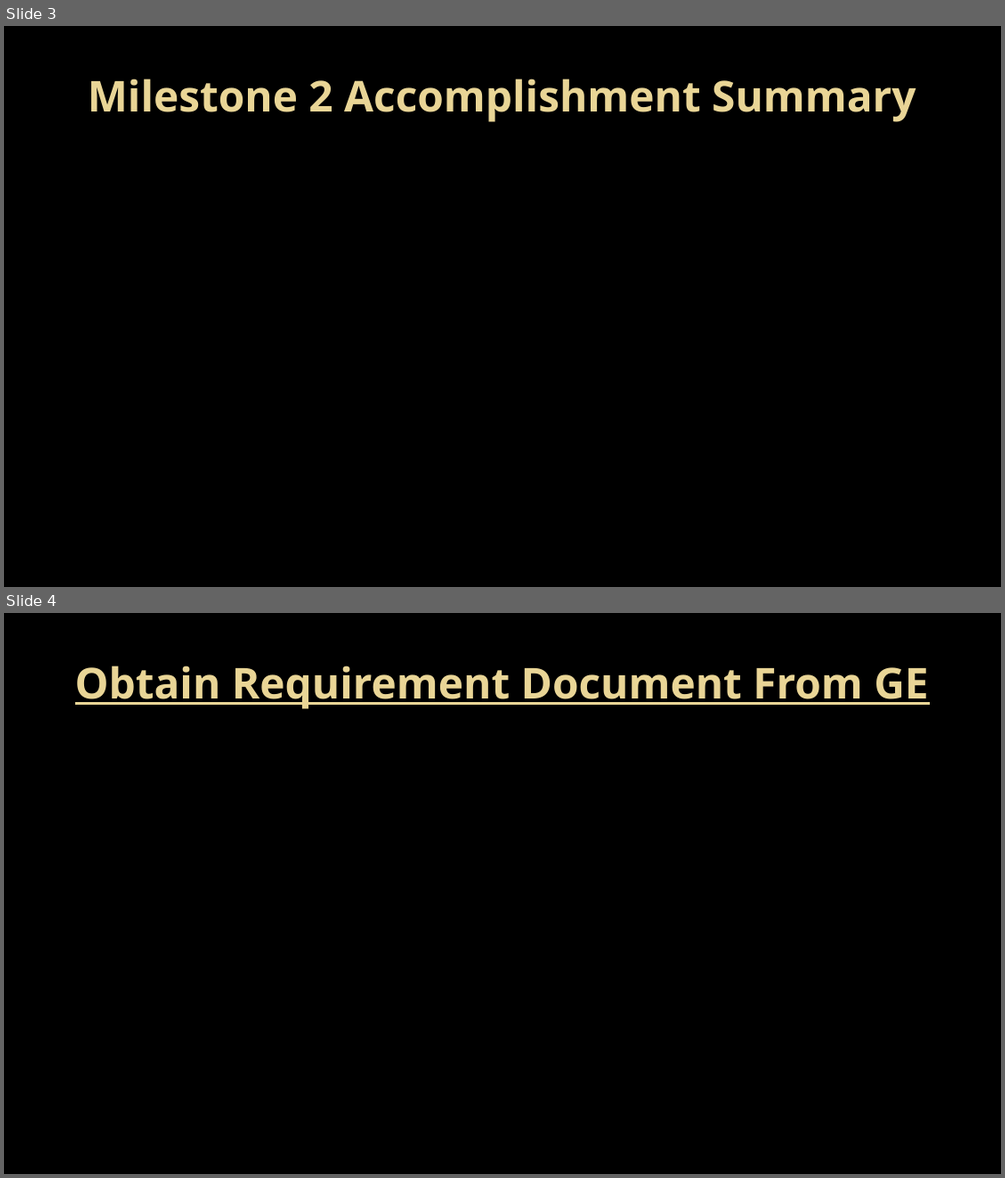
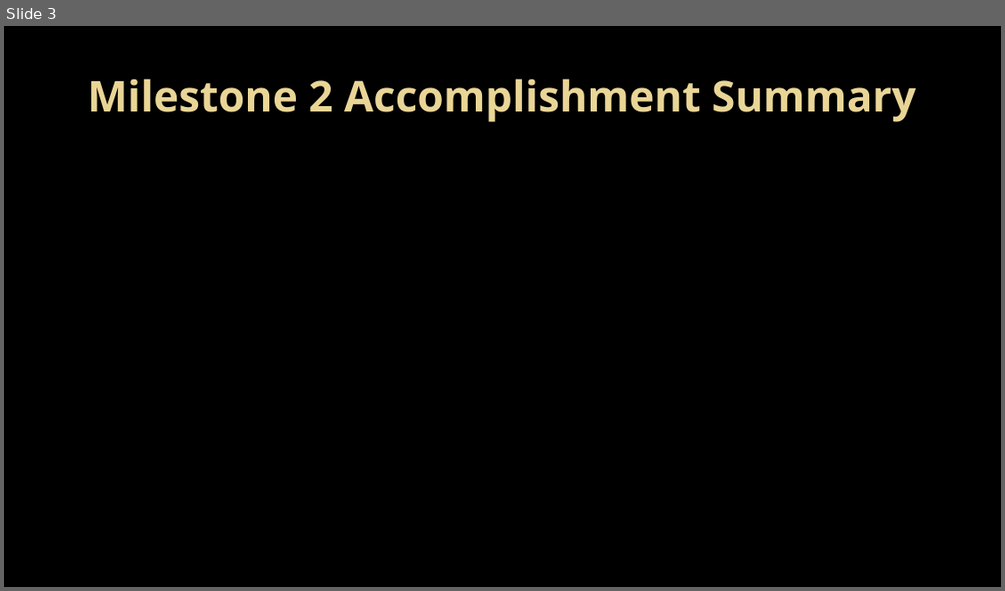
Before and after one commit to Topgun122104/SeniorProj, a slide deck: Documents/Presentations/Milestone 2 presentation.pptx. Shown one above the other, each under a label of ours: slides 3 and 4 before the commit, slide 3 after it. The pictures are 1005x1178 and 1005x591 pixels, drawn with LibreOffice and Linux fonts; fonts in the diff are those of the drawing; background and template pictures are left out. Boxes give left, top, right and bottom in pixels: in the first picture for what was removed or moved away, otherwise in the second. Text is boxed around its words. In the diff, an @@ line names an element or a change of style, - is before the commit and + after.

```diff
--- a/Documents/Presentations/Milestone 2 presentation.pptx
+++ b/Documents/Presentations/Milestone 2 presentation.pptx
@@ slide 4 removed at (4,613,1001,1174), background picture (left out) @@
@@ title removed at (75,666,928,709) @@
-Obtain Requirement Document From GE
```
Also in this commit, not shown: 2 slides changed, 2 slides added, 6 other slides removed, 1 other file.
